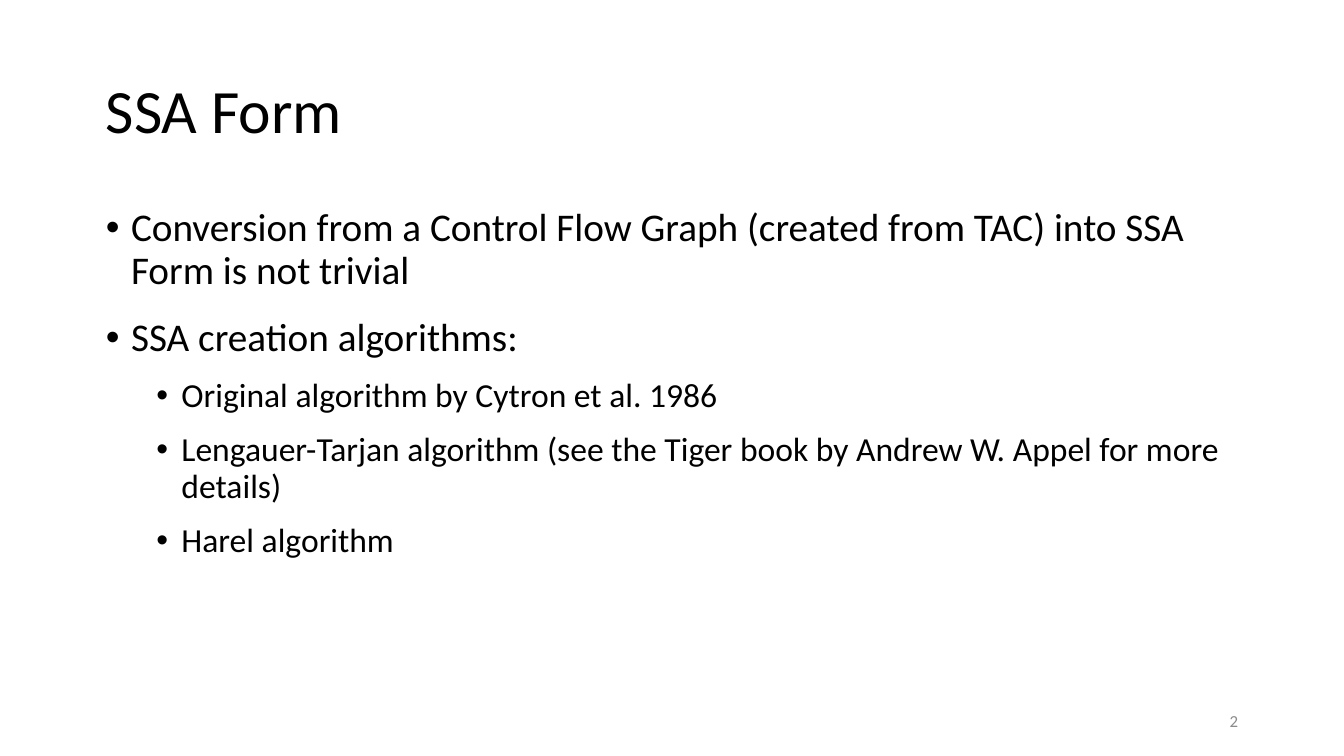
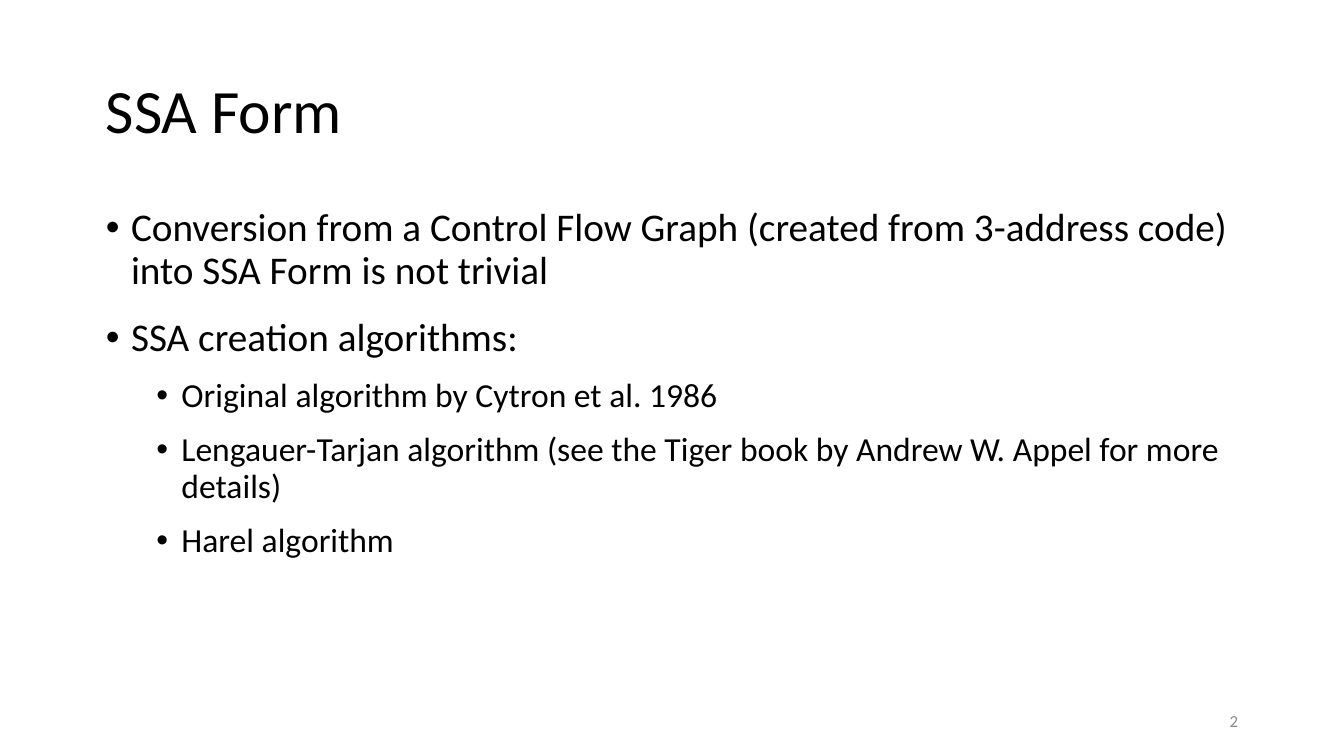
Before and after one commit to anoopsarkar/compilers-class, a slide deck: slide 2 of assets/ppt/codegen/ssaform2.pptx. Drawn at 1344x756 pixels with LibreOffice and Linux fonts; fonts in the diff are those of the drawing. Boxes give left, top, right and bottom in pixels: in the first picture for what was removed or moved away, otherwise in the second. Text is boxed around its words. In the diff, an @@ line names an element or a change of style, - is before the commit and + after.

```diff
--- a/assets/ppt/codegen/ssaform2.pptx
+++ b/assets/ppt/codegen/ssaform2.pptx
@@ text at [131,212,1227,285]: text changed @@
-• Conversion from a Control Flow Graph (created from TAC) into SSA Form is not trivial
+• Conversion from a Control Flow Graph (created from 3-address code) into SSA Form is not trivial
```
Also in this commit, not shown: 11 other slides changed, 2 slides added, 4 other files.
